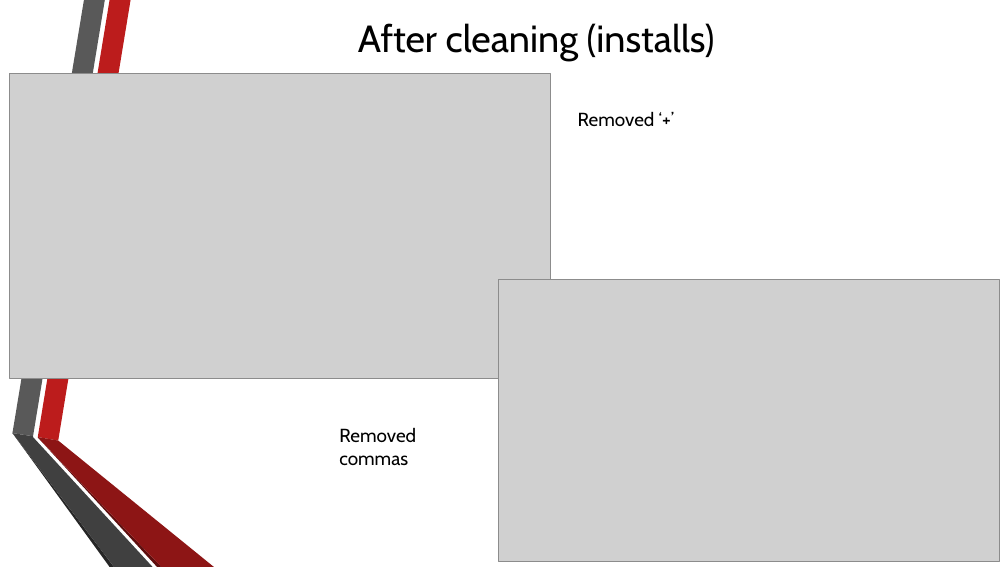
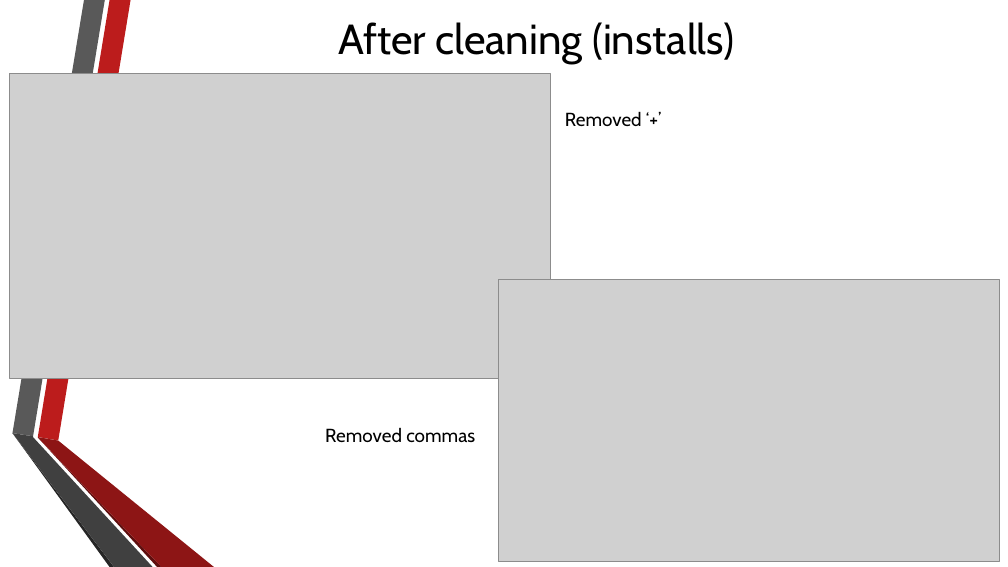
Before and after one commit to taherlokhandwala/IDSProject, a slide deck: slide 7 of IDS.pptx. Drawn at 1008x567 pixels with LibreOffice and Linux fonts; fonts in the diff are those of the drawing; grey boxes stand for pictures; background and template pictures are left out. Boxes give left, top, right and bottom in pixels: in the first picture for what was removed or moved away, otherwise in the second. Text is boxed around its words. In the diff, an @@ line names an element or a change of style, - is before the commit and + after.

```diff
--- a/IDS.pptx
+++ b/IDS.pptx
@@ text "After cleaning (installs)" at (x1=338, y1=22, x2=734, y2=64): size 36 to 40 pt @@
@@ text "Removed ‘+’" moved from (x1=578, y1=111, x2=655, y2=126) to (x1=565, y1=111, x2=642, y2=126) @@
@@ text "Removed commas" rewrapped from (x1=339, y1=428, x2=416, y2=465) to (x1=325, y1=428, x2=475, y2=442) @@
```
Also in this commit, not shown: 9 other slides changed, 1 slide added, 3 other files.
